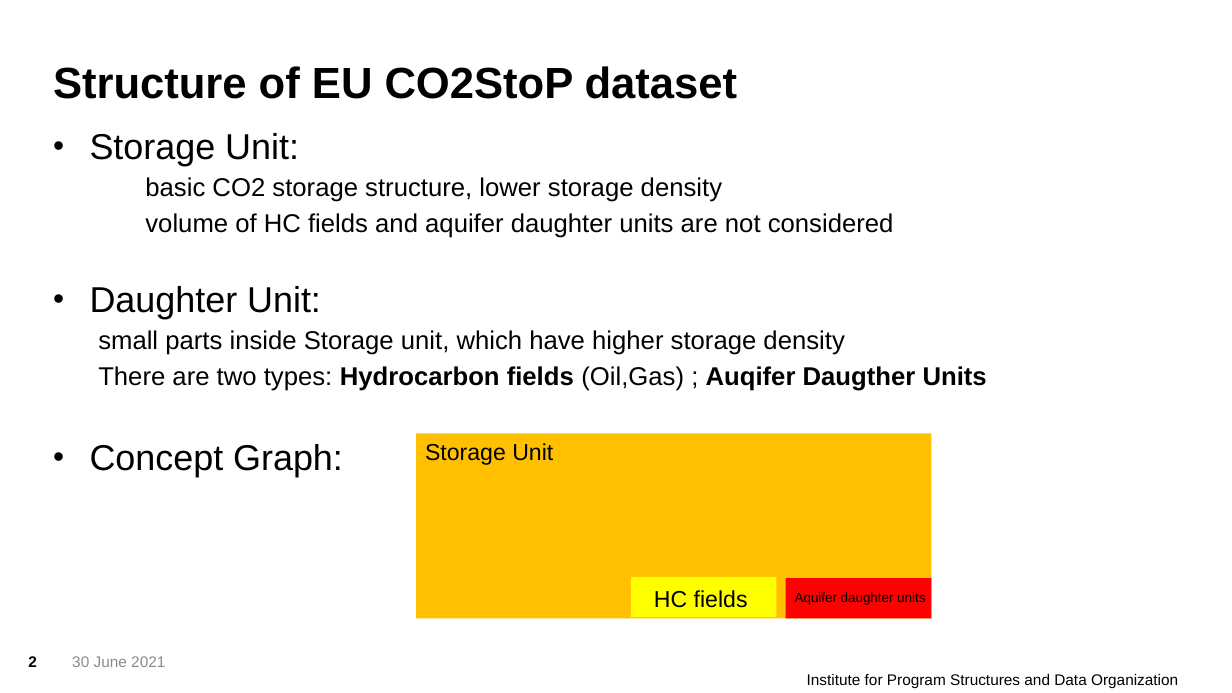
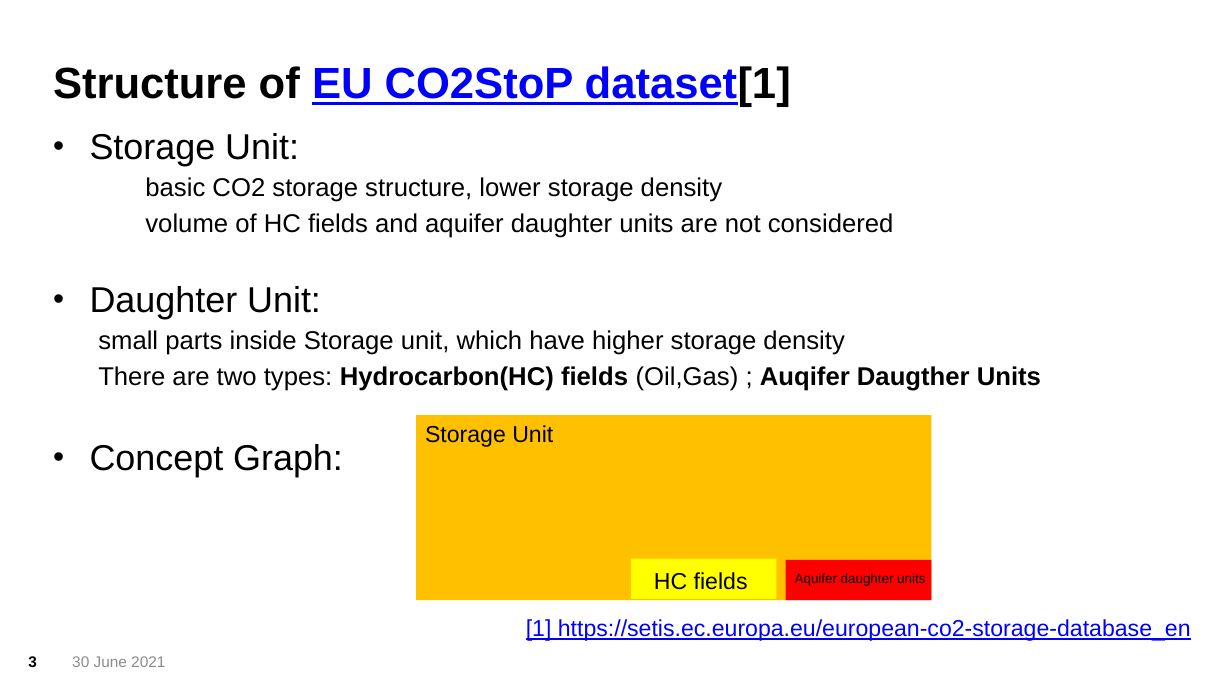
Before and after one commit to ericzhou571/Co2Storage, a slide deck: slide 3 of CO2Storage.pptx (slide 2 before the commit). Drawn at 1232x693 pixels with LibreOffice and Linux fonts; fonts in the diff are those of the drawing; background and template pictures are left out. Boxes give left, top, right and bottom in pixels: in the first picture for what was removed or moved away, otherwise in the second. Text is boxed around its words. In the diff, an @@ line names an element or a change of style, - is before the commit and + after.

```diff
--- a/CO2Storage.pptx
+++ b/CO2Storage.pptx
@@ title at (53, 66, 791, 107): text changed; text colour #000000 to #0000FF @@
-Structure of EU CO2StoP dataset
+Structure of EU CO2StoP dataset[1]
@@ text at (98, 366, 1041, 391): text changed @@
-  There are two types: Hydrocarbon fields (Oil,Gas) ; Auqifer Daugther Units
+  There are two types: Hydrocarbon(HC) fields (Oil,Gas) ; Auqifer Daugther Units
@@ text "Aquifer daughter units": place and size @@
-text "Aquifer daughter units" at (795, 592, 925, 605)
+text "Aquifer daughter units" at (795, 573, 925, 586)
@@ 3 rectangles, 2 texts: place and size @@
-3 rectangles, 2 texts at (416, 433, 932, 619)
+3 rectangles, 2 texts at (416, 415, 932, 601)
@@ text added at (526, 619, 1191, 641), 18 pt, text #0000FF, underline @@
+[1] https://setis.ec.europa.eu/european-co2-storage-database_en
@@ page number at (28, 656, 37, 667): text changed @@
-2
+3
@@ text removed at (807, 674, 1178, 688) @@
-Institute for Program Structures and Data Organization
```
Also in this commit, not shown: 6 other slides changed, 2 slides added, 1 slide removed, 17 other files.
